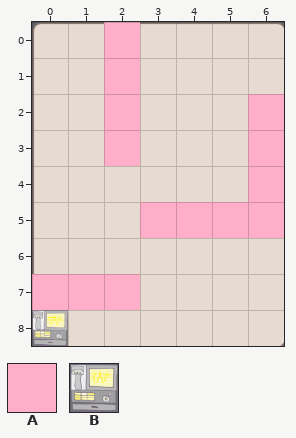
A Tiled map gets an edit: HungryGame/proj.win32/map/28.tmx. The first picture shows the starting point.
Cells are 60x60 px. Shown: x 0..6, y 0..8.
Key: from "metaset1": A 0; from "wall": B 0.
_ is an empty cell.
Layers that did not change in this view are not listed.
Layer "Items" before, first column x 0:
0 __A____
1 __A____
2 __A___A
3 __A___A
4 ______A
5 ___AAAA
6 _______
7 AAA____
8 _______
The same view after the edit:
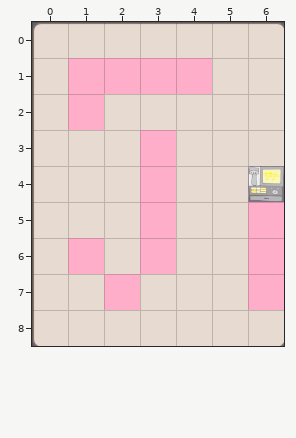
Difference:
Changed rows in their new state; . is an unchanged cell.
Layer "wall":
first column x 0:
0 .._....
2 .._..._
3 .._..._
4 ......B
5 ....__.
7 __.....
8 _......
Layer "Items":
first column x 0:
0 .._....
1 .A.AA..
2 .A_..._
3 .._A.._
4 ...A.._
5 ....__.
6 .A.A..A
7 __....A
Pixel boxes of the changes (left, top, right, bottom) in both pictures:
changed: (32, 22, 284, 346)
